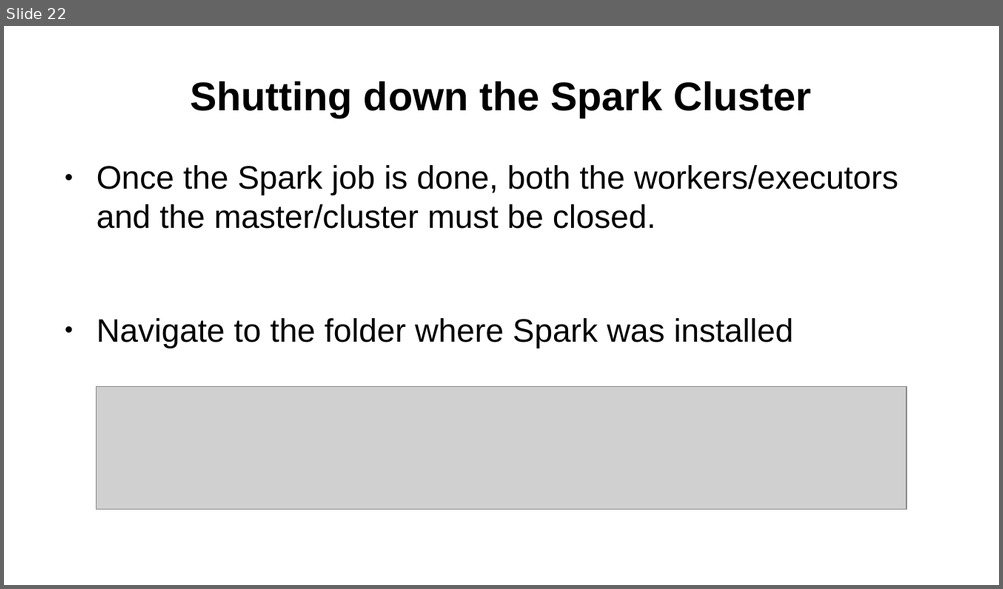
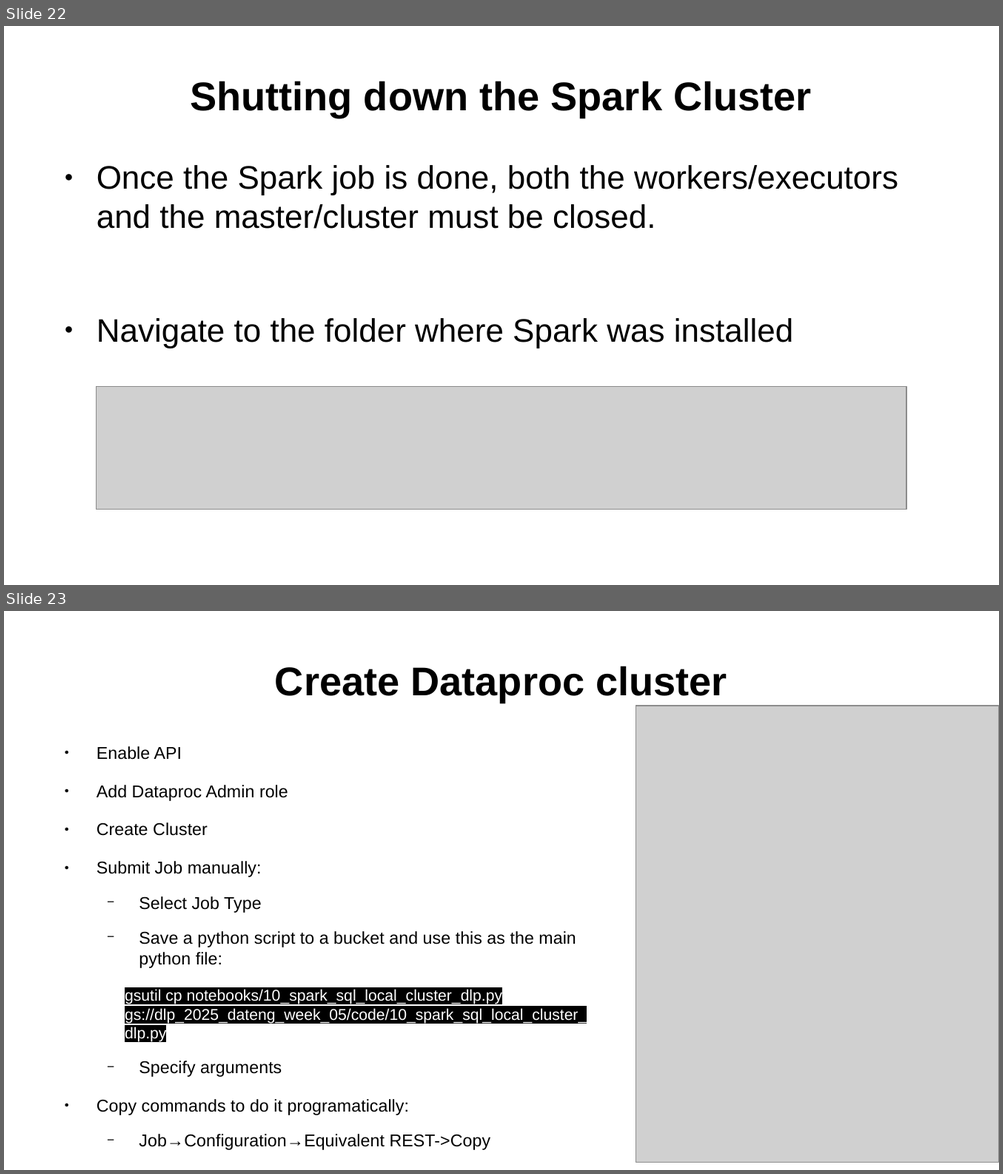
Before and after one commit to mossdet/dlp_data_eng, a slide deck: Notes/05_01_Batch_Processing_Spark.odp. Shown one above the other, each under a label of ours: slide 22 before the commit, slides 22 and 23 after it. The pictures are 1003x589 and 1003x1174 pixels, drawn with LibreOffice and Linux fonts; fonts in the diff are those of the drawing; grey boxes stand for pictures. Boxes give left, top, right and bottom in pixels: in the first picture for what was removed or moved away, otherwise in the second. Text is boxed around its words. In the diff, an @@ line names an element or a change of style, - is before the commit and + after.

Commit message:
add files for Spark Batch Processing Module

```diff
--- a/Notes/05_01_Batch_Processing_Spark.odp
+++ b/Notes/05_01_Batch_Processing_Spark.odp
@@ slide 23 added at box(4, 611, 999, 1170), background #FFFFFF @@
@@ title added at box(275, 666, 727, 703), 32 pt, text #000000, bold @@
+Create Dataproc cluster
@@ picture added at box(636, 706, 999, 1163) @@
@@ text added at box(96, 746, 586, 1150), 13.8 pt, text #000000 @@
+● Enable API
+● Add Dataproc Admin role
+● Create Cluster
+● Submit Job manually:
+  − Select Job Type
+  − Save a python script to a bucket and use this as the main python file:
+gsutil cp notebooks/10_spark_sql_local_cluster_dlp.py gs://dlp_2025_dateng_week_05/code/10_spark_sql_local_cluster_dlp.py
+  − Specify arguments
+● Copy commands to do it programatically:
+  − Job→Configuration→Equivalent REST->Copy
```
Also in this commit, not shown: 3 other slides added, 6 other files.
